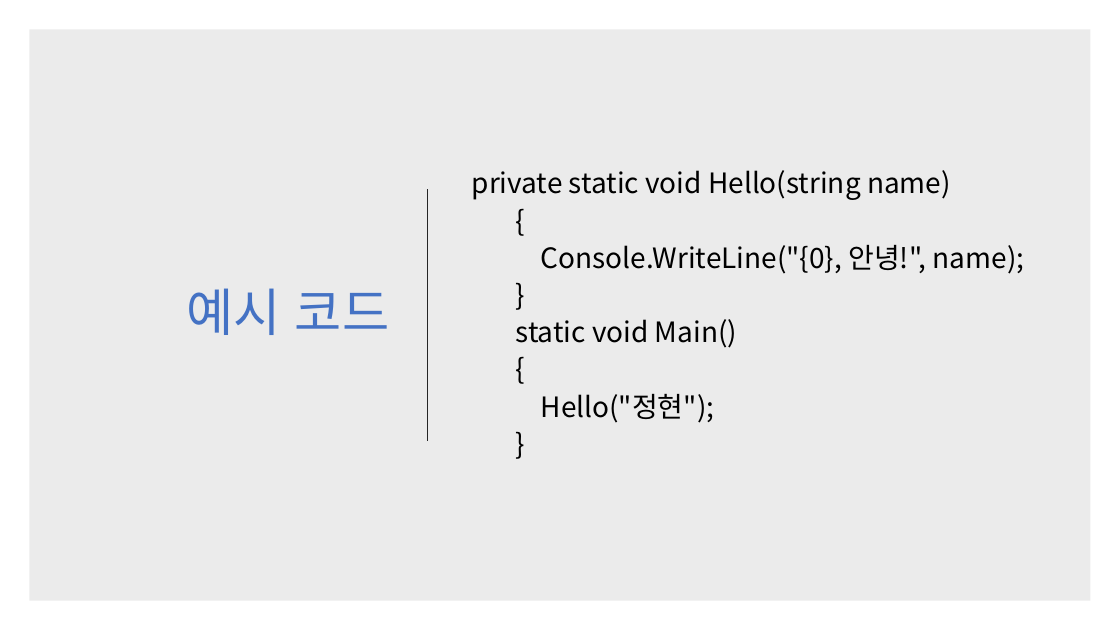
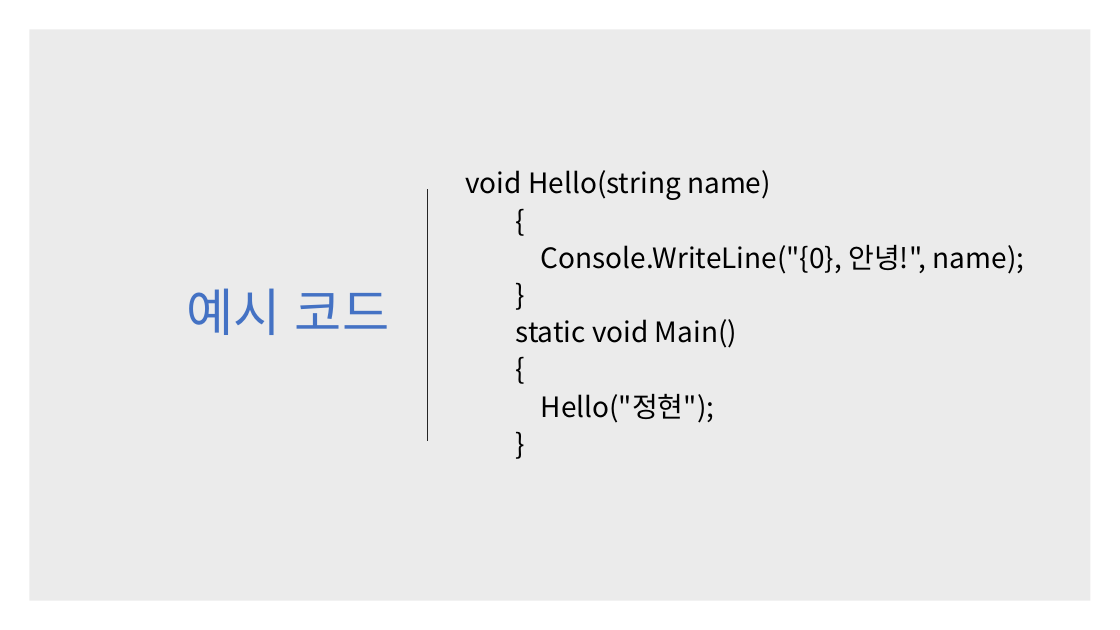
Before and after one commit to kjh99660/Study_powerpoint, a slide deck: slide 17 of c# 스터디 3주 차.pptx. Drawn at 1120x630 pixels with LibreOffice and Linux fonts; fonts in the diff are those of the drawing. Boxes give left, top, right and bottom in pixels: in the first picture for what was removed or moved away, otherwise in the second. Text is boxed around its words. In the diff, an @@ line names an element or a change of style, - is before the commit and + after.

```diff
--- a/c# 스터디 3주 차.pptx
+++ b/c# 스터디 3주 차.pptx
@@ text at (465, 170, 771, 200): text changed @@
-private static void Hello(string name)
+void Hello(string name)
```
Also in this commit, not shown: 4 other slides changed, 6 other files.
